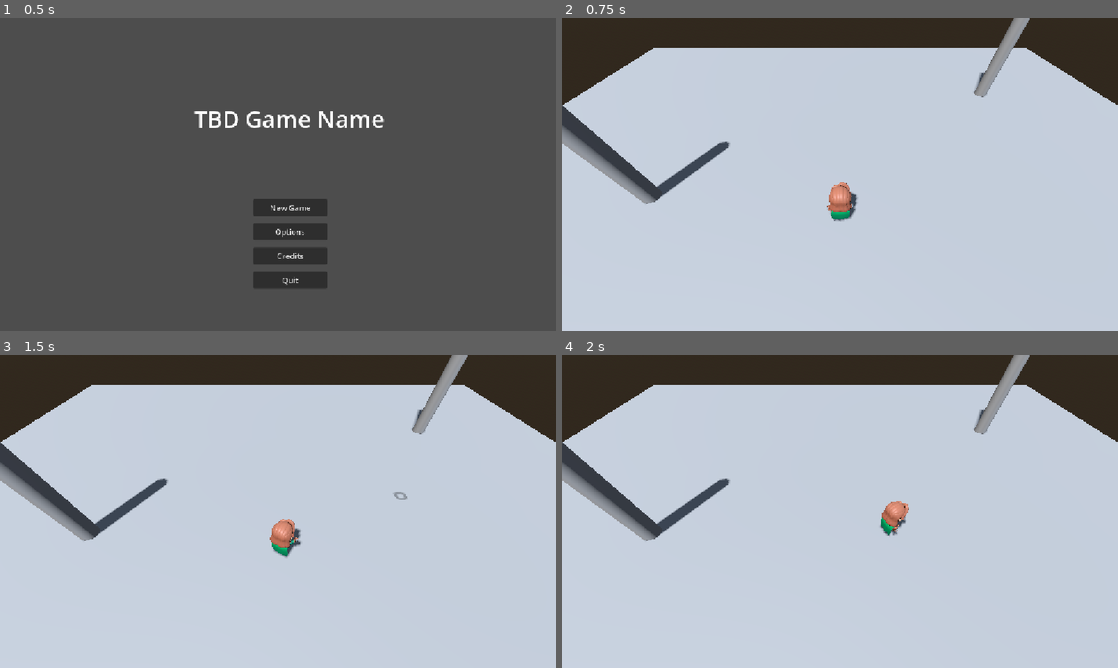
Above: before the commit, frames 1-4 (two rows, left to right).
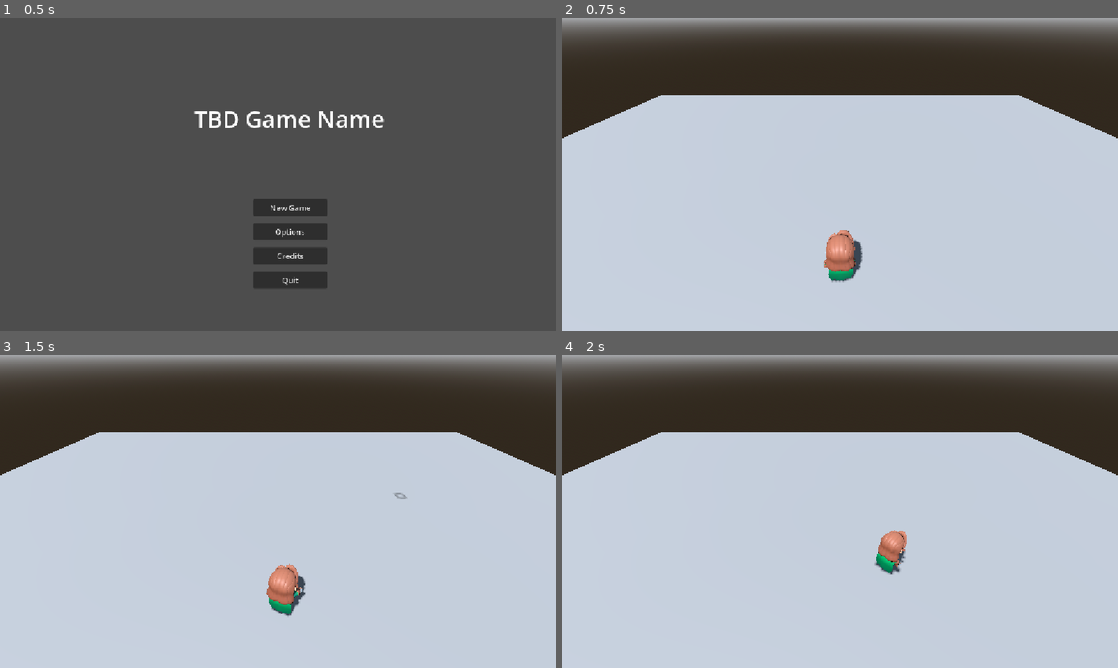
Above: after the commit, the same moments.

Repository: Game-Jam-Studio/Brackeys-Jam-2026.2
Game: Godot game, scene res://Levels/main_menu.tscn
Two runs of this game, one before a commit and one after it. Both use one fixed random seed, a clock stepped at 60 frames per second and the inputs below.
Inputs (mouse positions are in pixels of both pictures, inside the frame that each line leads up to):
- Up to frame 1 (0.5 s): no input
- Up to frame 2 (0.75 s): click "New Game" at 0.5 s
- Up to frame 3 (1.5 s): tap Enter at 1.25 s; move the mouse to (400, 495) at 1.27 s; click (400, 495) at 1.42 s
- Up to frame 4 (2 s): no input

Frame 1 is identical in both runs. In frame 2, 25% of the frame differs, in the area x 0-100%, y 0-85%; in frame 3, 25%; in frame 4, 24%.

Commit message:
cleared out Submarine scene

Diff:
--- a/brackeys-jam-2026.2/Levels/submarine.tscn
+++ b/brackeys-jam-2026.2/Levels/submarine.tscn
@@ -12,8 +12,6 @@
 sky = SubResource("Sky_hoywf")
 glow_enabled = true
 
-[sub_resource type="BoxMesh" id="BoxMesh_i0uuj"]
-
 [node name="Submarine" type="Node3D" unique_id=788403022]
 
 [node name="DirectionalLight3D" type="DirectionalLight3D" parent="." unique_id=1948119014]
@@ -22,10 +20,3 @@
 
 [node name="WorldEnvironment" type="WorldEnvironment" parent="." unique_id=1158600895]
 environment = SubResource("Environment_l3o2k")
-
-[node name="Floor" type="CSGMesh3D" parent="." unique_id=1386168802]
-transform = Transform3D(10, 0, 0, 0, 1, 0, 0, 0, 10, 0, -0.5114026, 0)
-mesh = SubResource("BoxMesh_i0uuj")
-
-[node name="Camera3D" type="Camera3D" parent="Floor" unique_id=814214213]
-transform = Transform3D(0.099999994, 0, 0, 0, 0.6978394, 0.7162544, 0, -0.071625434, 0.069783926, 0, 4.455469, 0.628895)
--- a/brackeys-jam-2026.2/Taylor/tmerrill_test_scene.tscn
+++ b/brackeys-jam-2026.2/Taylor/tmerrill_test_scene.tscn
@@ -14,8 +14,6 @@
 background_mode = 2
 sky = SubResource("Sky_vlngc")
 glow_enabled = true
-
-[sub_resource type="CylinderMesh" id="CylinderMesh_i0uuj"]
 
 [sub_resource type="NavigationMesh" id="NavigationMesh_i0uuj"]
 vertices = PackedVector3Array(-24.5, 0.23099205, -24.5, -24.5, 0.23099205, 24.5, 24.5, 0.23099205, 24.5, 24.5, 0.23099205, -24.5)
@@ -38,20 +36,8 @@
 
 [node name="Player" parent="." unique_id=2087870960 instance=ExtResource("2_tl3pp")]
 
-[node name="column" type="CSGMesh3D" parent="." unique_id=1064343758]
-transform = Transform3D(1, 0, 0, 0, 4.8843164, 0, 0, 0, 1, 11.106498, 4.0165186, 1.1967812)
-mesh = SubResource("CylinderMesh_i0uuj")
-
-[node name="column2" type="CSGMesh3D" parent="." unique_id=1554298359]
-transform = Transform3D(1, 0, 0, 0, 4.8843164, 0, 0, 0, 1, -13.484693, 4.0165186, 13.022829)
-mesh = SubResource("CylinderMesh_i0uuj")
-
-[node name="column3" type="CSGMesh3D" parent="." unique_id=1743219531]
-transform = Transform3D(1, 0, 0, 0, 4.8843164, 0, 0, 0, 1, -13.484693, 4.0165186, -12.469452)
-mesh = SubResource("CylinderMesh_i0uuj")
-
 [node name="Camera3D" type="Camera3D" parent="." unique_id=836225841]
-transform = Transform3D(-1, 6.696973e-08, -5.619428e-08, 0, 0.64278764, 0.76604444, 8.742278e-08, 0.76604444, -0.64278764, 0, 10, -5.567)
+transform = Transform3D(-1, -5.3250616e-08, 6.933335e-08, 0, 0.7930811, 0.6091161, -8.742278e-08, 0.6091161, -0.7930811, -1.08226324e-07, 8.51763, -4.329035)
 cull_mask = 1048573
 
 [node name="NavigationRegion3D" type="NavigationRegion3D" parent="." unique_id=1597373376]
